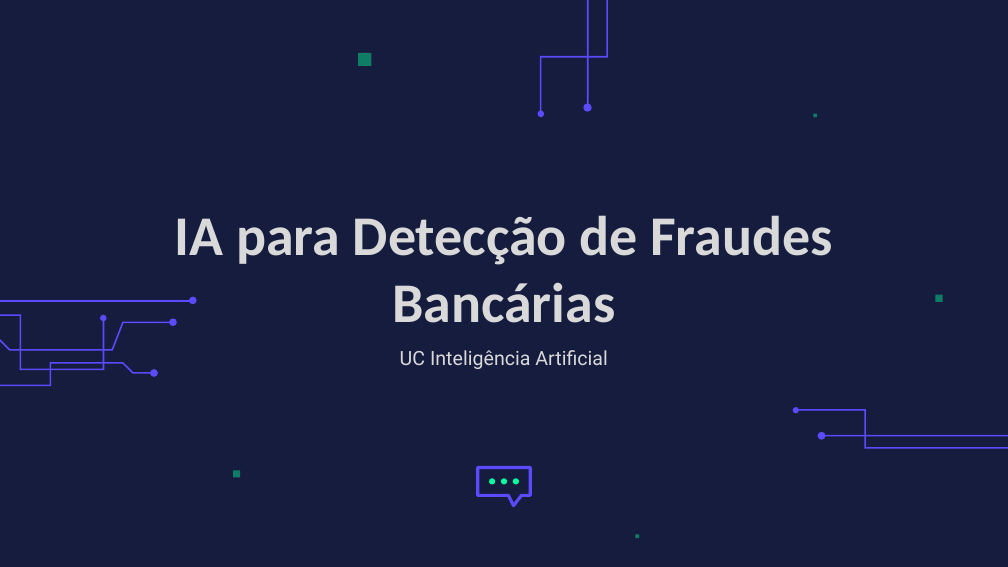
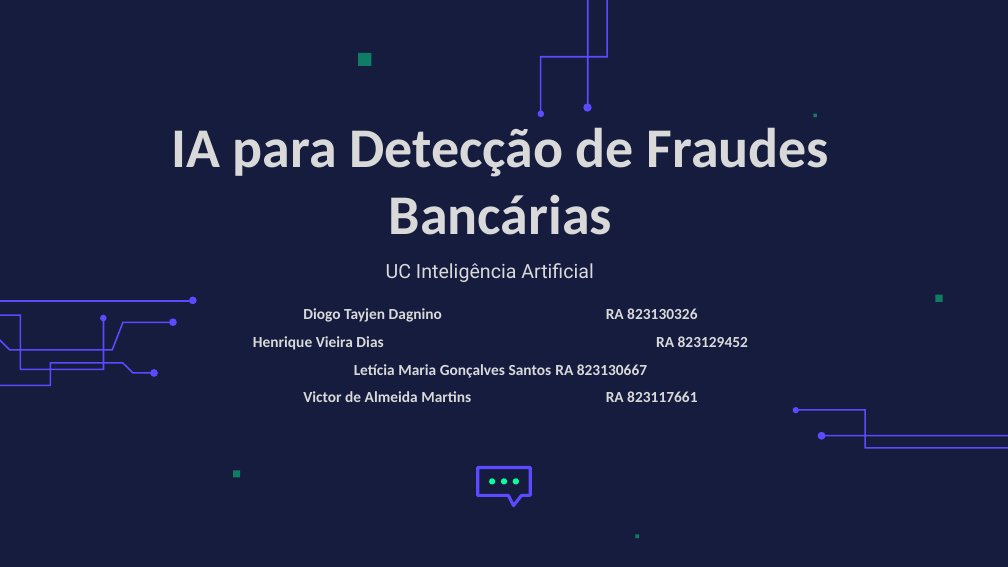
Before and after one commit to VMartins2106/Projeto_A3_IA_USJT, a slide deck: slide 1 of A3_AI.pptx. Drawn at 1008x567 pixels with LibreOffice and Linux fonts; fonts in the diff are those of the drawing; background and template pictures are left out. Boxes give left, top, right and bottom in pixels: in the first picture for what was removed or moved away, otherwise in the second. Text is boxed around its words. In the diff, an @@ line names an element or a change of style, - is before the commit and + after.

```diff
--- a/A3_AI.pptx
+++ b/A3_AI.pptx
@@ title "IA para Detecção de Fraudes ..." moved from (x1=175, y1=215, x2=832, y2=323) to (x1=172, y1=127, x2=829, y2=235) @@
@@ subtitle "UC Inteligência Artificial" moved from (x1=400, y1=350, x2=607, y2=369) to (x1=386, y1=263, x2=593, y2=282) @@
@@ text added at (x1=253, y1=308, x2=748, y2=402), 11 pt, text #D9D9D9, bold @@
+Diogo Tayjen Dagnino RA 823130326
+Henrique Vieira Dias RA 823129452
+Letícia Maria Gonçalves Santos RA 823130667
+Victor de Almeida Martins RA 823117661
```
Also in this commit, not shown: 2 other slides changed.
